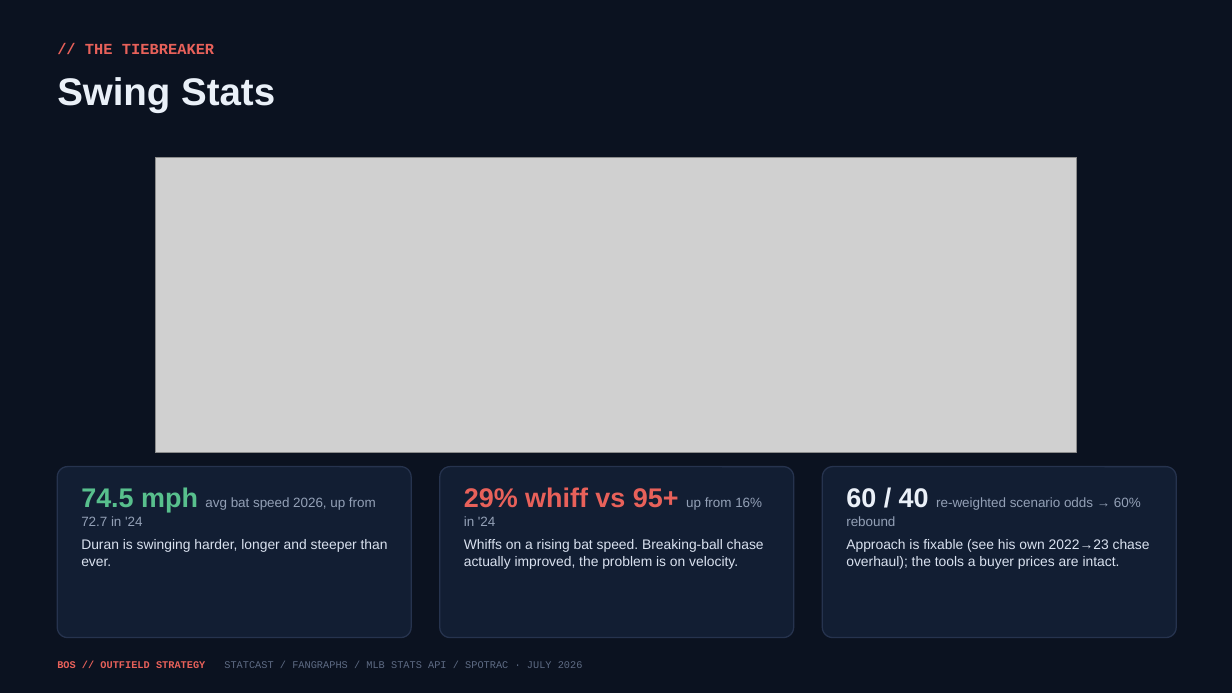
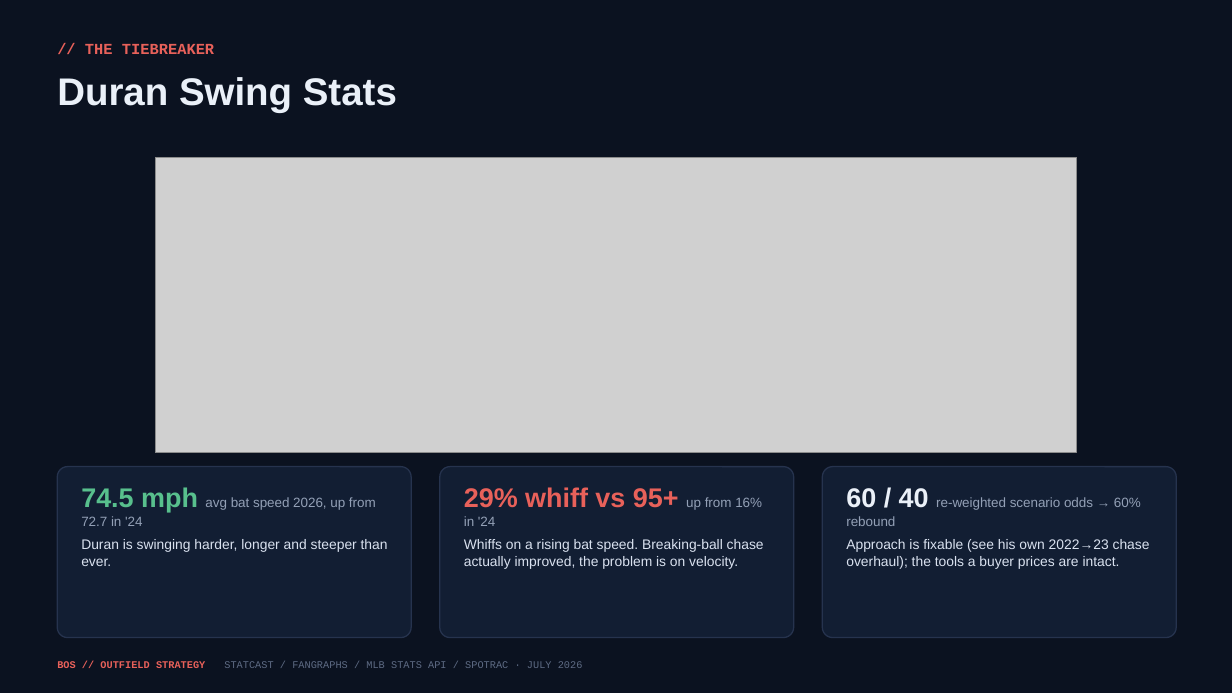
Before and after one commit to justinloo12/jarren-duran-outlier-analysis, a slide deck: slide 8 of outputs/Red_Sox_Trade_Deadline.pptx. Drawn at 1232x693 pixels with LibreOffice and Linux fonts; fonts in the diff are those of the drawing; grey boxes stand for pictures. Boxes give left, top, right and bottom in pixels: in the first picture for what was removed or moved away, otherwise in the second. Text is boxed around its words. In the diff, an @@ line names an element or a change of style, - is before the commit and + after.

```diff
--- a/outputs/Red_Sox_Trade_Deadline.pptx
+++ b/outputs/Red_Sox_Trade_Deadline.pptx
@@ text at box(57, 77, 397, 112): text changed @@
-Swing Stats
+Duran Swing Stats
```
Also in this commit, not shown: 11 other slides changed, 1 slide added, 1 slide removed, 3 other files.
